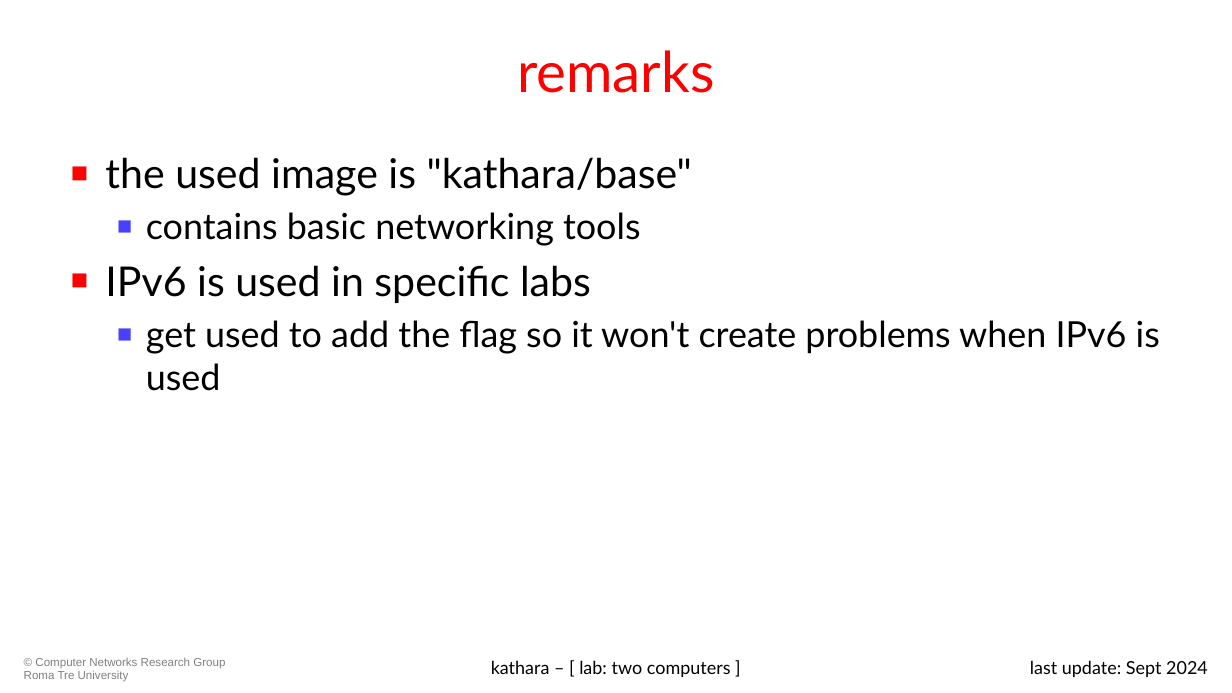
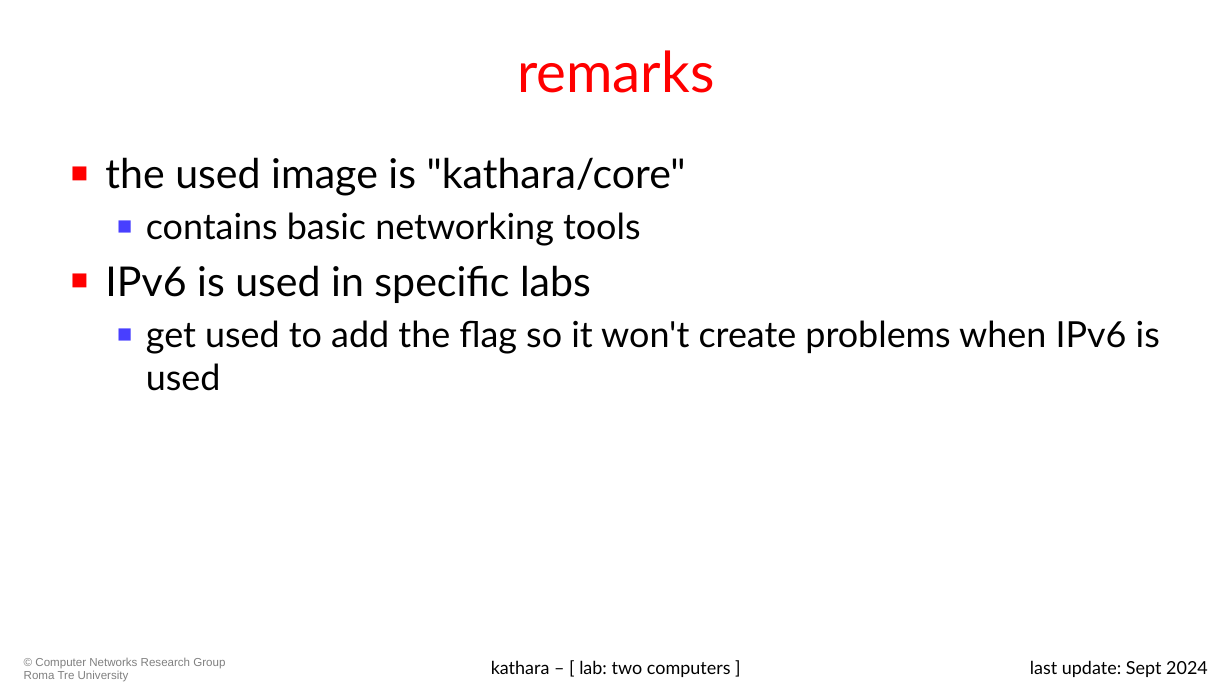
Before and after one commit to KatharaFramework/Kathara-Labs, a slide deck: slide 8 of main-labs/basic-topics/two-computers/0105-kathara-lab_two-computers.pptx. Drawn at 1232x693 pixels with LibreOffice and Linux fonts; fonts in the diff are those of the drawing; background and template pictures are left out. Boxes give left, top, right and bottom in pixels: in the first picture for what was removed or moved away, otherwise in the second. Text is boxed around its words. In the diff, an @@ line names an element or a change of style, - is before the commit and + after.

```diff
--- a/main-labs/basic-topics/two-computers/0105-kathara-lab_two-computers.pptx
+++ b/main-labs/basic-topics/two-computers/0105-kathara-lab_two-computers.pptx
@@ text at <box>105,157,686,196</box>: text changed @@
-■ the used image is "kathara/base"
+■ the used image is "kathara/core"
```
Also in this commit, not shown: 3 other slides changed, 3 other files.
